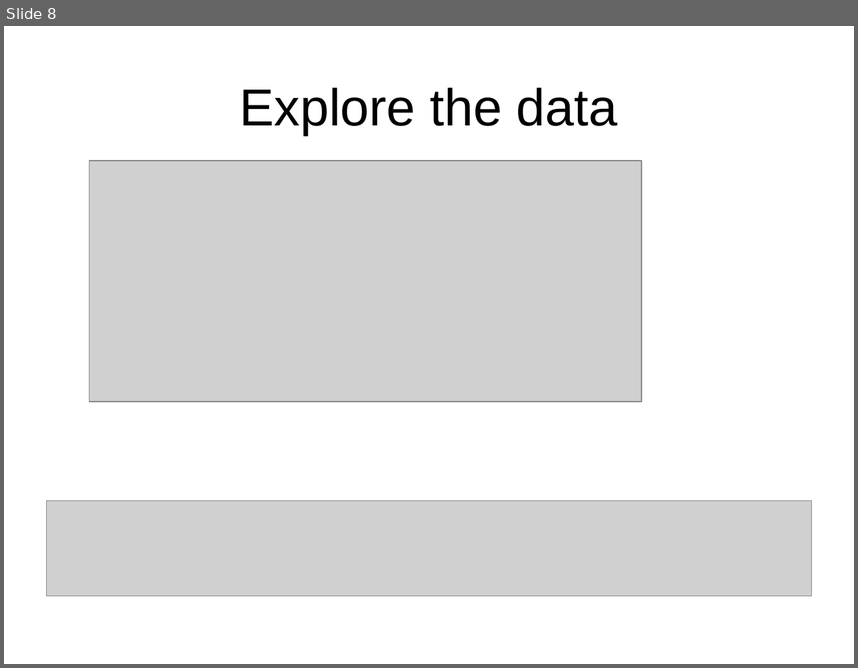
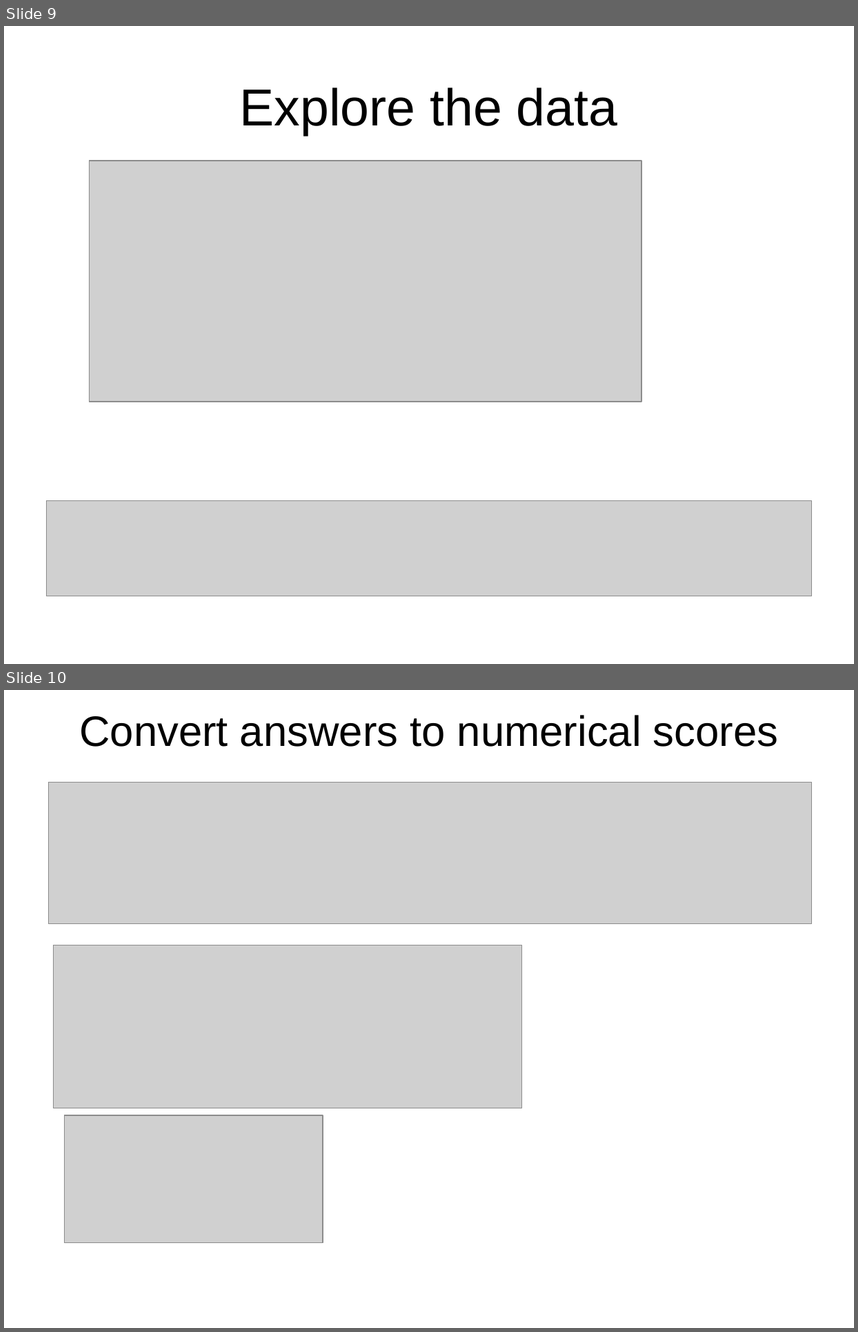
Before and after one commit to hongqin/R-workshop-GAS14, a slide deck: 1/R_by_metric_case.ppt. Shown one above the other, each under a label of ours: slide 8 before the commit, slides 9 and 10 after it. The pictures are 858x668 and 858x1332 pixels, drawn with LibreOffice and Linux fonts; fonts in the diff are those of the drawing; grey boxes stand for pictures. Boxes give left, top, right and bottom in pixels: in the first picture for what was removed or moved away, otherwise in the second. Text is boxed around its words. In the diff, an @@ line names an element or a change of style, - is before the commit and + after.

```diff
--- a/1/R_by_metric_case.ppt
+++ b/1/R_by_metric_case.ppt
@@ slide 10 added at (x1=4, y1=690, x2=854, y2=1328), background #FFFFFF @@
@@ title added at (x1=79, y1=715, x2=778, y2=747), 36 pt, text #000000 @@
+Convert answers to numerical scores
@@ picture added at (x1=48, y1=782, x2=811, y2=924) @@
@@ picture added at (x1=53, y1=945, x2=522, y2=1108) @@
@@ picture added at (x1=64, y1=1115, x2=323, y2=1243) @@
@@ what was slide 8 is now slide 9 @@
```
Also in this commit, not shown: 1 slide changed, 3 other slides added, 1 other file.
